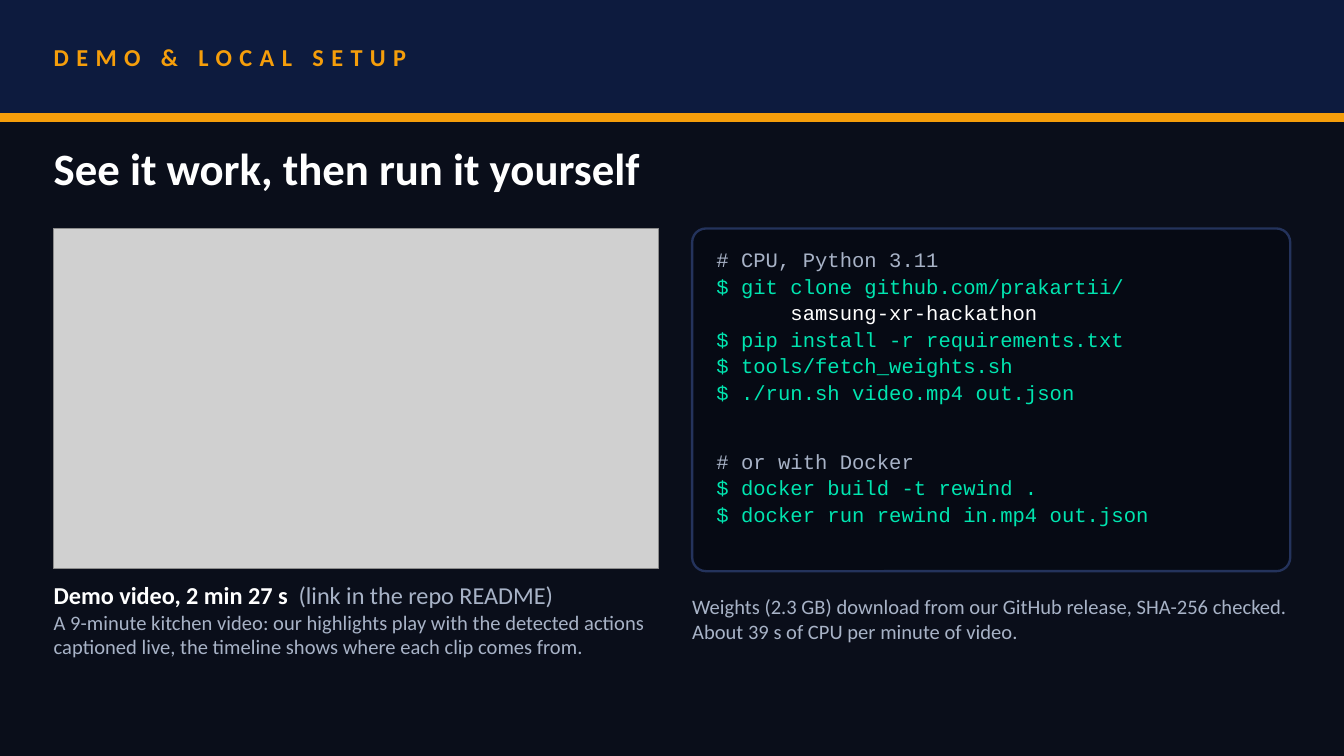
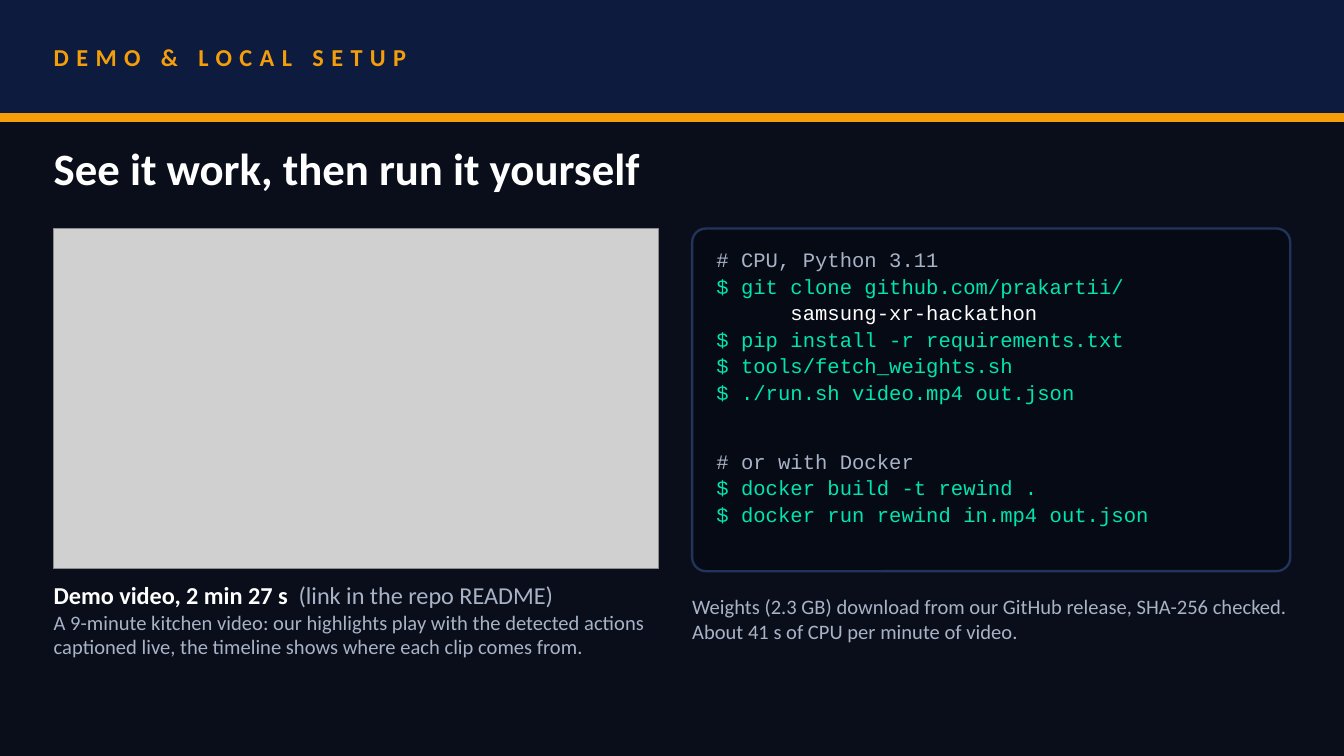
Before and after one commit to prakartii/samsung-xr-hackathon, a slide deck: slide 7 of docs/VITVellore_Nexus.pptx. Drawn at 1344x756 pixels with LibreOffice and Linux fonts; fonts in the diff are those of the drawing; grey boxes stand for pictures. Boxes give left, top, right and bottom in pixels: in the first picture for what was removed or moved away, otherwise in the second. Text is boxed around its words. In the diff, an @@ line names an element or a change of style, - is before the commit and + after.

```diff
--- a/docs/VITVellore_Nexus.pptx
+++ b/docs/VITVellore_Nexus.pptx
@@ text at box(692, 599, 1286, 643): text changed @@
-Weights (2.3 GB) download from our GitHub release, SHA-256 checked. About 39 s of CPU per minute of video.
+Weights (2.3 GB) download from our GitHub release, SHA-256 checked. About 41 s of CPU per minute of video.
```
Also in this commit, not shown: 4 other slides changed, 9 other files.
